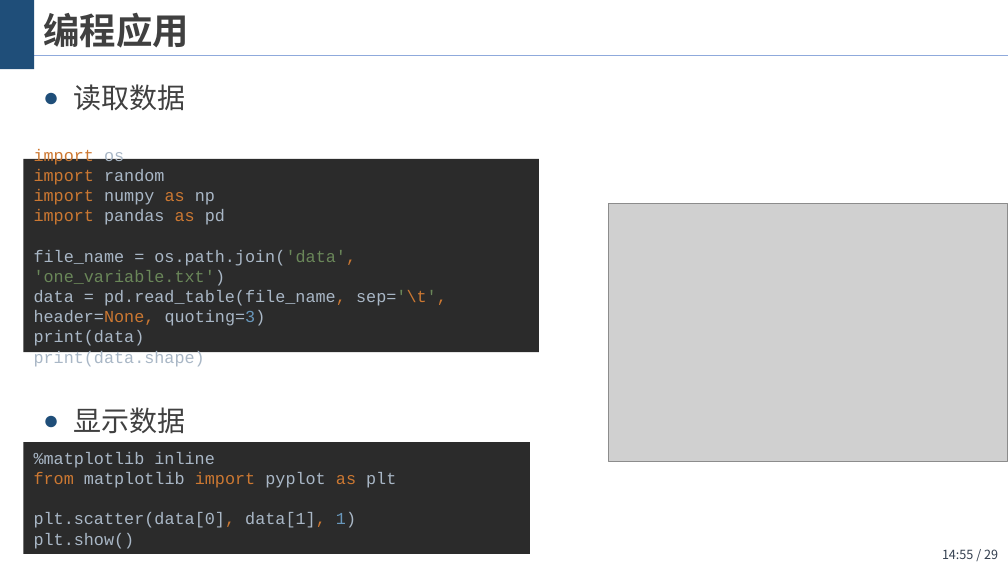
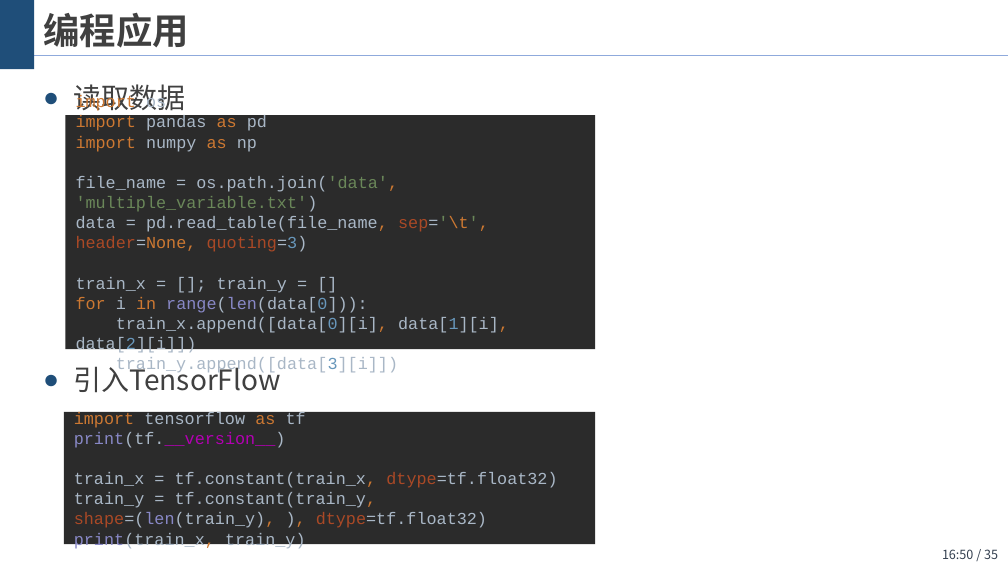
Before and after one commit to wangjin0818/Artificial_Intelligence_2021, a slide deck: slide 35 of chapter 02 - Linear regression with multiple variables/多变量线性回归.pptx (slide 29 before the commit). Drawn at 1008x567 pixels with LibreOffice and Linux fonts; fonts in the diff are those of the drawing; grey boxes stand for pictures; background and template pictures are left out. Boxes give left, top, right and bottom in pixels: in the first picture for what was removed or moved away, otherwise in the second. Text is boxed around its words. In the diff, an @@ line names an element or a change of style, - is before the commit and + after.

```diff
--- a/chapter 02 - Linear regression with multiple variables/多变量线性回归.pptx
+++ b/chapter 02 - Linear regression with multiple variables/多变量线性回归.pptx
@@ rectangle "import os import pandas as ...": place and size @@
-rectangle "import os import pandas as ..." at box(23, 159, 538, 353)
+rectangle "import os import pandas as ..." at box(66, 115, 596, 349)
@@ text in rectangle at box(76, 95, 509, 375): text changed @@
-import os
-import random
-import numpy as np
-import pandas as pd
-file_name = os.path.join('data', 'one_variable.txt')
-data = pd.read_table(file_name, sep='\t', header=None, quoting=3)
-print(data)
-print(data.shape)
+import os
+import pandas as pd
+import numpy as np
+file_name = os.path.join('data', 'multiple_variable.txt')
+data = pd.read_table(file_name, sep='\t', header=None, quoting=3)
+train_x = []; train_y = []
+for i in range(len(data[0])):
+train_x.append([data[0][i], data[1][i], data[2][i]])
+train_y.append([data[3][i]])
@@ picture removed at box(609, 204, 1008, 462) @@
@@ text at box(73, 362, 280, 393): text changed @@
-● 显示数据
+● 引入TensorFlow
@@ rectangle added at box(64, 412, 595, 544), fill #2B2B2B, 12 pt, text #A9B7C6 @@
+import tensorflow as tf
+print(tf.__version__)
+train_x = tf.constant(train_x, dtype=tf.float32)
+train_y = tf.constant(train_y, shape=(len(train_y), ), dtype=tf.float32)
+print(train_x, train_y)
@@ rectangle removed at box(23, 443, 530, 554) @@
-%matplotlib inline
-from matplotlib import pyplot as plt
-plt.scatter(data[0], data[1], 1)
-plt.show()
@@ page number at box(942, 549, 998, 559): text changed @@
-14:55 / 29
+16:50 / 35
```
Also in this commit, not shown: 9 other slides changed, 6 slides added, 2 slides removed.
